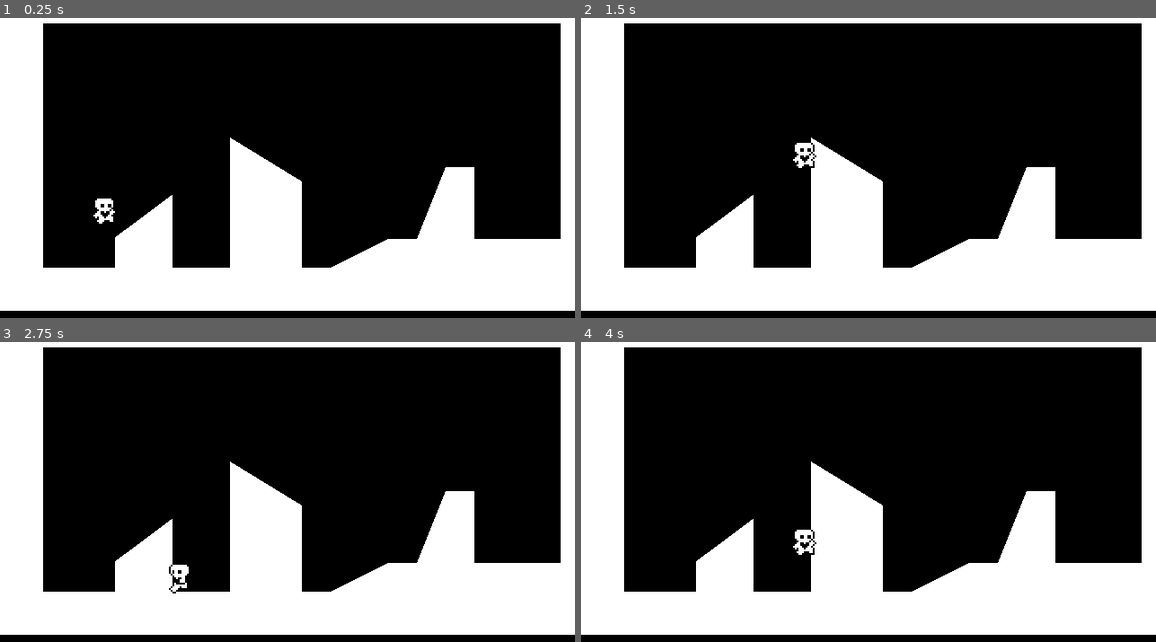
Above: before the commit, frames 1-4 (two rows, left to right).
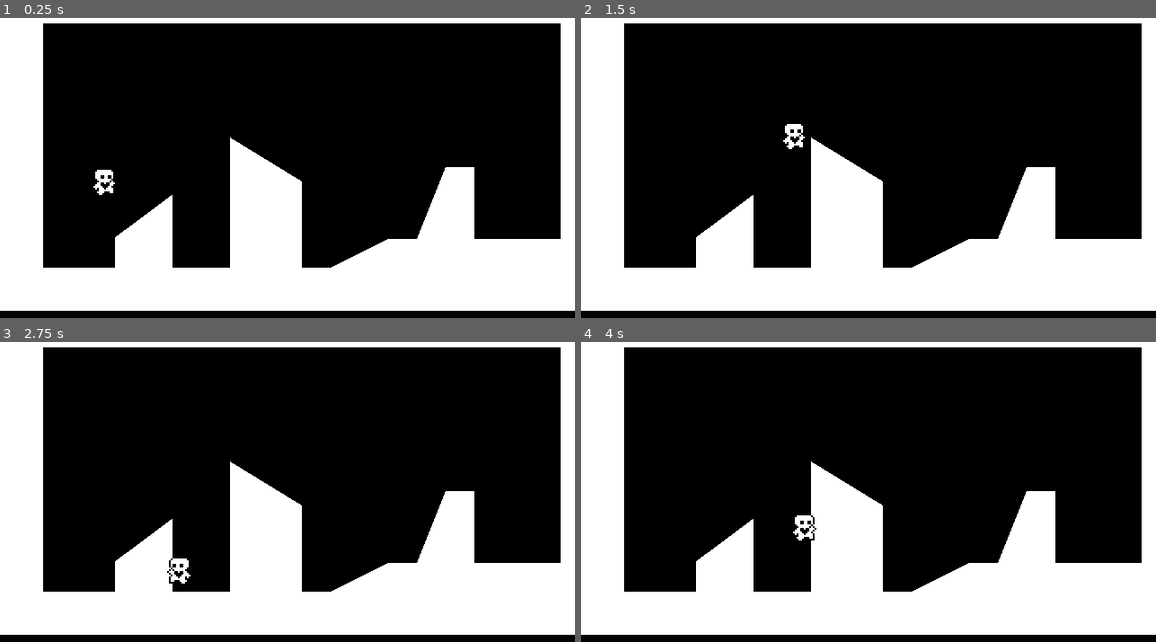
Above: after the commit, the same moments.

Repository: Jordla/HeartPlatformer-Godot-4-Tutorial
Game: Godot game, scene res://world.tscn
Same seed, same stepped clock (60 frames per second), same inputs: the game is played once before the commit and once after it.
Inputs:
- Up to frame 1 (0.25 s): no input
- Up to frame 2 (1.5 s): tap Enter (ui_accept) at 0.5, 0.6, 0.77, 1.07, 1.35 s; hold Right (ui_right) from 0.53 s (still down)
- Up to frame 3 (2.75 s): tap Enter (ui_accept) at 1.52, 1.82, 2.1 s; release Right (ui_right) at 2.03 s; hold Left (ui_left) from 2.03 s (still down)
- Up to frame 4 (4 s): release Left (ui_left) at 2.78 s; hold Right (ui_right) from 2.78 s (still down); tap Enter (ui_accept) at 2.85, 3.02, 3.32, 3.6, 3.77 s

The runs differ from the first frame. In frame 1, 0.4% of the frame differs, in the area x 16-20%, y 50-69%; in frame 2, 0.3%; in frame 3, 0.2%; in frame 4, 0.3%.

Commit message:
Add and implement custom resources for player data from P3 tutroial video

Diff:
--- /dev/null
+++ b/DefaultMovementData.tres
@@ -0,0 +1,10 @@
+[gd_resource type="Resource" script_class="PlayerMovementData" load_steps=2 format=3 uid="uid://jlxd4krna78m"]
+
+[ext_resource type="Script" path="res://PlayerMovementData.gd" id="1_acguj"]
+
+[resource]
+script = ExtResource("1_acguj")
+speed = 100.0
+acceleration = 800.0
+friction = 1000.0
+jump_velocity = -300.0
--- /dev/null
+++ b/FasterMovementData.tres
@@ -0,0 +1,10 @@
+[gd_resource type="Resource" script_class="PlayerMovementData" load_steps=2 format=3 uid="uid://uhp65itytm1n"]
+
+[ext_resource type="Script" path="res://PlayerMovementData.gd" id="1_4s50y"]
+
+[resource]
+script = ExtResource("1_4s50y")
+speed = 120.0
+acceleration = 800.0
+friction = 1000.0
+jump_velocity = -350.0
--- /dev/null
+++ b/PlayerMovementData.gd
@@ -0,0 +1,8 @@
+class_name PlayerMovementData
+extends Resource
+
+@export var speed: float = 100.0
+@export var acceleration: float = 800.0
+@export var friction: float = 1000.0
+@export var jump_velocity: float = -300.0
+@export var gravity_scale = 1.0
--- /dev/null
+++ b/SlowerMovementData.tres
@@ -0,0 +1,11 @@
+[gd_resource type="Resource" script_class="PlayerMovementData" load_steps=2 format=3 uid="uid://dku8likmfeugk"]
+
+[ext_resource type="Script" path="res://PlayerMovementData.gd" id="1_0eqgm"]
+
+[resource]
+script = ExtResource("1_0eqgm")
+speed = 70.0
+acceleration = 800.0
+friction = 1000.0
+jump_velocity = -230.0
+gravity_scale = 0.5
--- a/player.gd
+++ b/player.gd
@@ -1,11 +1,6 @@
 extends CharacterBody2D
 
-
-const SPEED: float = 100.0
-const ACCELERATION: float = 800.0
-const FRICTION: float = 1000.0
-const JUMP_VELOCITY: float = -300.0
-
+@export var movement_data : PlayerMovementData # variable called movement_data of type PlayerMovementData (gd script which inherits resource)
 # Get the gravity from the project settings to be synced with RigidBody nodes.
 var gravity = ProjectSettings.get_setting("physics/2d/default_gravity")
 
@@ -37,23 +32,23 @@
 func apply_gravity(delta : float):
 	# Add the gravity.
 	if not is_on_floor():
-		velocity.y += gravity * delta # Apply fraction of gravity per tick, delta > 1, then velocity.y is increased to catchup on time gap
+		velocity.y += gravity *  movement_data.gravity_scale * delta # Apply fraction of gravity per tick, delta > 1, then velocity.y is increased to catchup on time gap
 
 func handle_jump():
 	if is_on_floor() or coyote_jump_timer.time_left > 0.0: # Checks if on floor or coyote jump window is still open, then allow player to jump
 		if Input.is_action_just_pressed("ui_accept"): # Removing is_on_floor() enables endless jumping/flying
-			velocity.y = JUMP_VELOCITY # Jump veloicty applied imm but
+			velocity.y = movement_data.jump_velocity # Jump veloicty applied imm but
 	if not is_on_floor(): # In the air
-		if Input.is_action_just_released("ui_accept") and velocity.y < JUMP_VELOCITY / 2: # Check if not falling and SMALLER than (-200.0), JUMP_VELOCITY - Certain time window to release spacebar for short jump
-			velocity.y = JUMP_VELOCITY / 2 # Short press on spacebar causes a smaller jump
+		if Input.is_action_just_released("ui_accept") and velocity.y < movement_data.jump_velocity / 2: # Check if not falling and SMALLER than (-200.0), JUMP_VELOCITY - Certain time window to release spacebar for short jump
+			velocity.y = movement_data.jump_velocity / 2 # Short press on spacebar causes a smaller jump
 
 func apply_friction(input_axis : float, delta : float):
 	if input_axis == 0:
-		velocity.x = move_toward(velocity.x, 0, FRICTION * delta)
+		velocity.x = move_toward(velocity.x, 0, movement_data.friction * delta)
 
 func handle_acceleration(input_axis : float, delta : float):
 	if input_axis != 0:
-		velocity.x = move_toward(velocity.x, SPEED * input_axis, ACCELERATION * delta)
+		velocity.x = move_toward(velocity.x, movement_data.speed * input_axis, movement_data.acceleration * delta)
 
 func update_animation(input_axis : float):
 	if input_axis != 0:
--- a/player.tscn
+++ b/player.tscn
@@ -1,7 +1,8 @@
-[gd_scene load_steps=13 format=3 uid="uid://bfignkbu2le1"]
+[gd_scene load_steps=14 format=3 uid="uid://bfignkbu2le1"]
 
 [ext_resource type="Script" path="res://player.gd" id="1_ocge5"]
 [ext_resource type="Texture2D" uid="uid://bilfpa4y5ho7i" path="res://player.png" id="2_s0uo1"]
+[ext_resource type="Resource" uid="uid://dku8likmfeugk" path="res://SlowerMovementData.tres" id="2_ymbmf"]
 
 [sub_resource type="AtlasTexture" id="AtlasTexture_yanaa"]
 atlas = ExtResource("2_s0uo1")
@@ -84,6 +85,7 @@
 floor_constant_speed = true
 floor_snap_length = 3.0
 script = ExtResource("1_ocge5")
+movement_data = ExtResource("2_ymbmf")
 
 [node name="AnimatedSprite2D" type="AnimatedSprite2D" parent="."]
 position = Vector2(0, -10)
